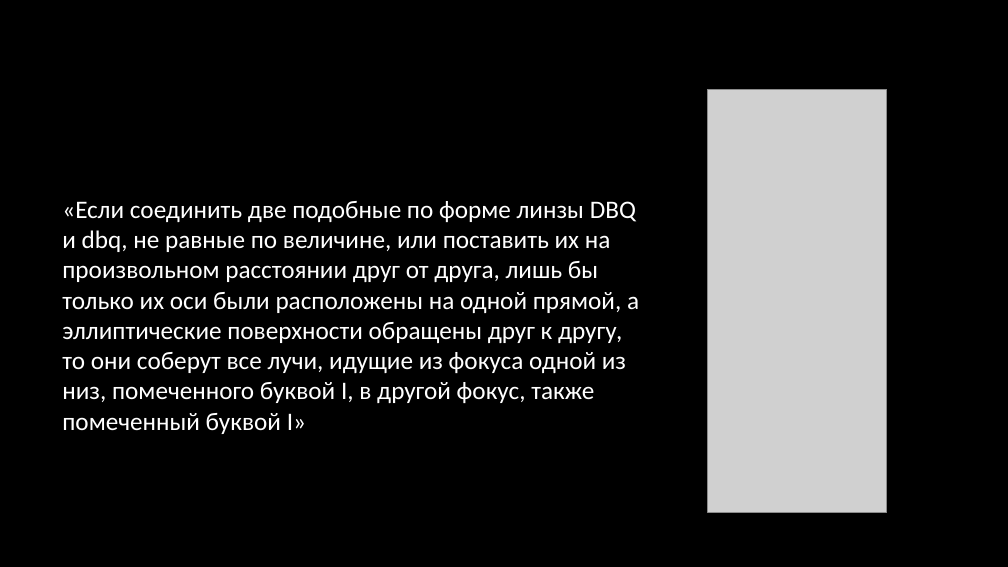
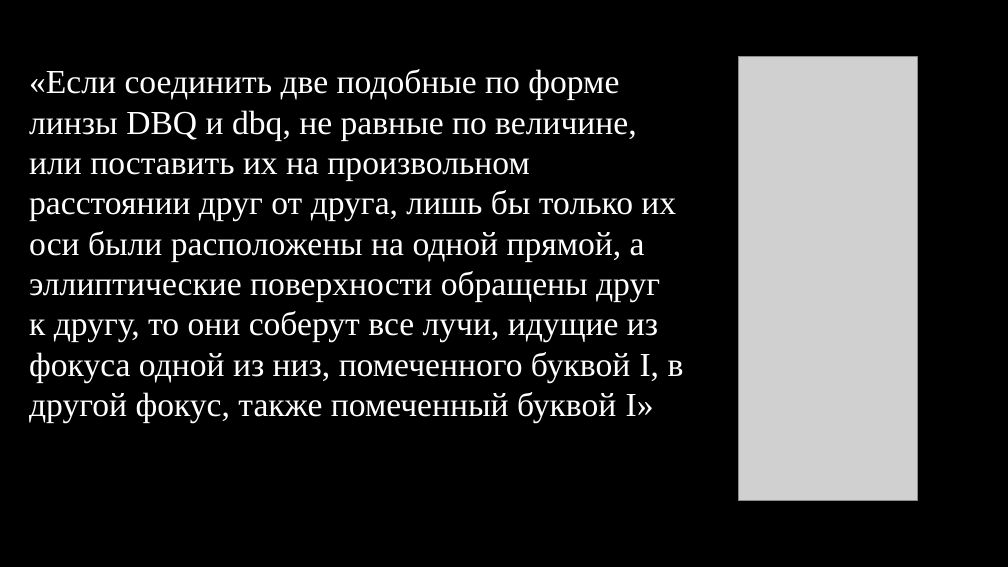
Before and after one commit to KondratovichMaxim/sciense, a slide deck: slide 25 of создания идеальной линзы.pptx (slide 22 before the commit). Drawn at 1008x567 pixels with LibreOffice and Linux fonts; fonts in the diff are those of the drawing; grey boxes stand for pictures; background and template pictures are left out. Boxes give left, top, right and bottom in pixels: in the first picture for what was removed or moved away, otherwise in the second. Text is boxed around its words. In the diff, an @@ line names an element or a change of style, - is before the commit and + after.

```diff
--- a/создания идеальной линзы.pptx
+++ b/создания идеальной линзы.pptx
@@ text "«Если соединить две подобные по ...": place and size @@
-text "«Если соединить две подобные по ..." at <box>62,201,639,434</box>
+text "«Если соединить две подобные по ..." at <box>29,69,684,423</box>
@@ text "«Если соединить две подобные по ..." at <box>29,69,684,423</box>: size 24 to 32 pt, font Calibri to Times New Roman @@
@@ picture: place and size @@
-picture at <box>708,89,887,513</box>
+picture at <box>739,57,918,501</box>
```
Also in this commit, not shown: 17 other slides changed, 6 slides added, 3 slides removed.
